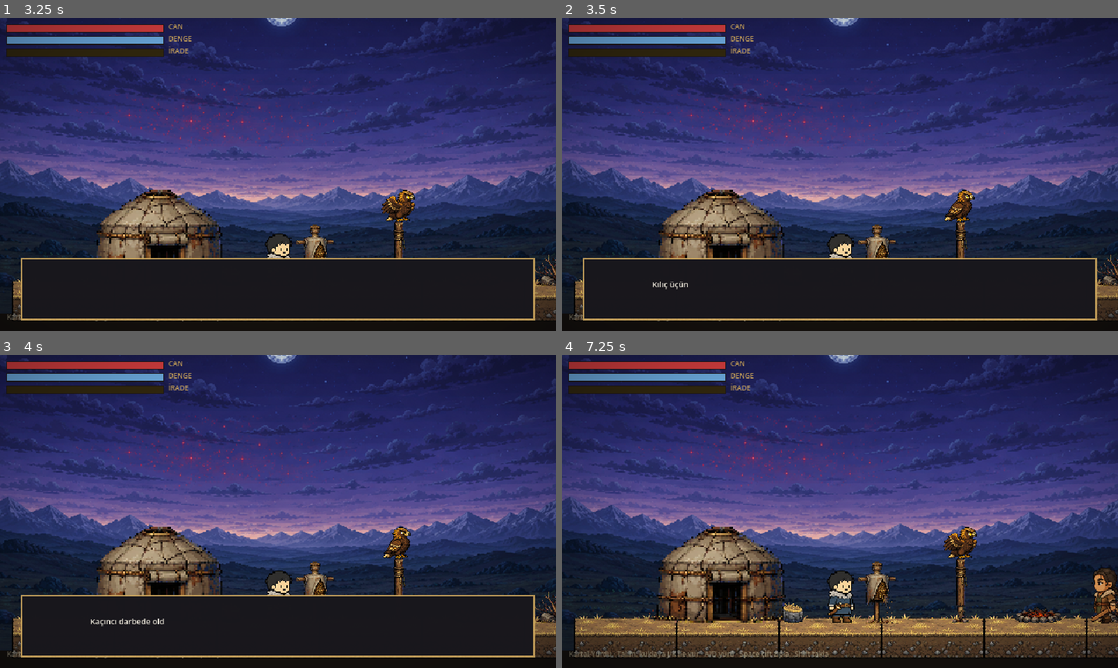
Above: before the commit, frames 1-4 (two rows, left to right).
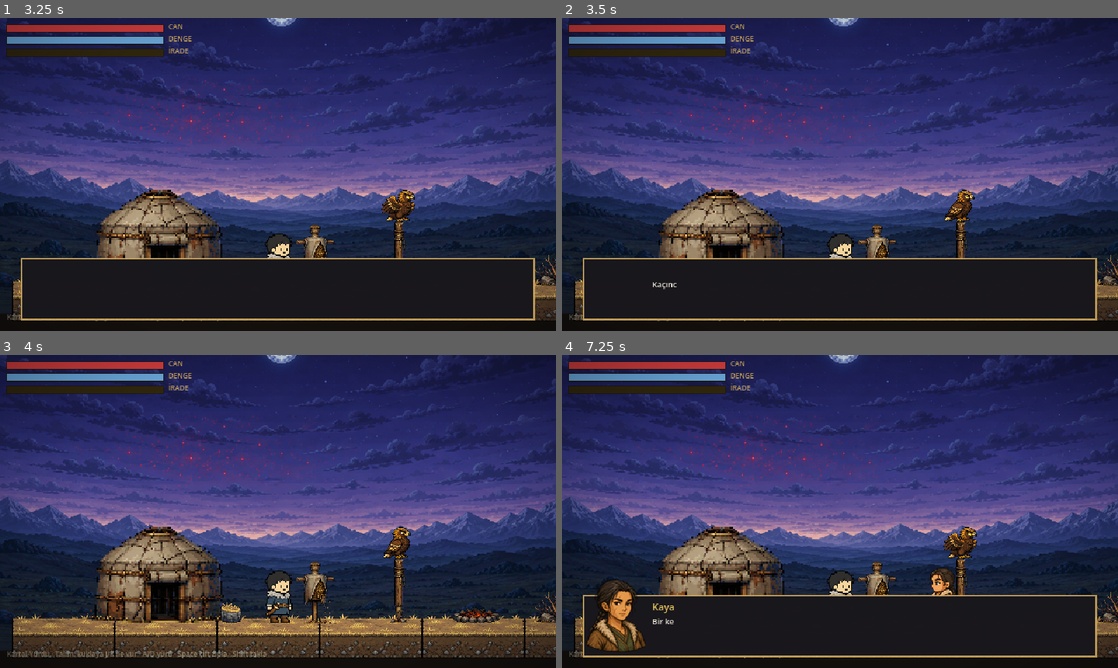
Above: after the commit, the same moments.

Repository: AhmetSoz/verridia
Game: Godot game, scene res://scenes/ui/baslik.tscn
The game is run twice, just before and just after one commit, with the same random seed, the same clock (stepped at 60 frames per second) and the same inputs.
Inputs:
- Up to frame 1 (3.25 s): tap Enter (ui_accept) at 0.5, 0.77, 1.07, 1.52, 1.55, 1.82, 3.02 s; hold E (etkilesim) 0.53-1.28 s; tap Space (zipla) at 0.8, 1.35, 3.05 s; hold Enter (ui_accept) 2.03-2.78 s; tap E (etkilesim) at 2.3 s; tap S (egil) at 2.85 s
- Up to frame 2 (3.5 s): tap Enter (ui_accept) at 3.32 s
- Up to frame 3 (4 s): hold E (etkilesim) from 3.53 s (still down); tap Enter (ui_accept) at 3.77, 3.8 s
- Up to frame 4 (7.25 s): tap Enter (ui_accept) at 4.07, 4.52, 4.82, 6.02, 6.05, 6.32, 6.77, 7.07 s; release E (etkilesim) at 4.28 s; tap D (hareket_sag) at 4.35 s; tap E (etkilesim) at 4.55 s; hold Space (zipla) 5.03-5.78 s; tap A (hareket_sol) at 5.1 s; tap Shift (kacin) at 5.85 s; hold E (etkilesim) from 6.53 s (still down); tap L (parry) at 6.6 s

Frame 1 is identical in both runs. In frame 2, less than 0.1% of the frame differs, in the area x 17-23%, y 84-87%; in frame 3, 14%; in frame 4, 15%, in the area x 3-100%, y 68-97%.

Commit message:
fix(oyun): diyalog ilerletme Space ile calisiyor (E-only sorunu)
- diyalog Space/E/Enter ile ilerler; diyalog sirasinda kontrol kilitli oldugundan ziplamaz
- interaktif fazlarda (kutu kapali) Space yine ziplama
- gosterge 'Ilerlet: Space' (simule testte Space _idx 0->1->2 dogrulandi)

Co-Authored-By: Claude Opus 4.8 <noreply@anthropic.com>

Diff:
--- a/game/scenes/levels/kartal_yurdu.tscn
+++ b/game/scenes/levels/kartal_yurdu.tscn
@@ -1,21 +1,33 @@
-[gd_scene load_steps=21 format=3]
-
-[ext_resource type="Script" path="res://scripts/levels/kartal_yurdu.gd" id="1"]
+[gd_scene format=3 uid="uid://dlewce5q6t8mg"]
+
+[ext_resource type="Script" uid="uid://dsw04vwhesvl7" path="res://scripts/levels/kartal_yurdu.gd" id="1"]
+[ext_resource type="PackedScene" path="res://scenes/characters/togan.tscn" id="2"]
+[ext_resource type="Texture2D" uid="uid://d2btayboap0rd" path="res://asset/arkaplanlar/bozkir_arka.png" id="3"]
+[ext_resource type="PackedScene" path="res://scenes/ui/hud.tscn" id="4"]
+[ext_resource type="Shader" uid="uid://bqkdjj6kschfe" path="res://shaders/vinyet.gdshader" id="5"]
+[ext_resource type="PackedScene" path="res://scenes/props/talim_kuklasi.tscn" id="6"]
 [ext_resource type="PackedScene" path="res://scenes/characters/burkut.tscn" id="7"]
 [ext_resource type="PackedScene" path="res://scenes/characters/kaya.tscn" id="8"]
-[ext_resource type="PackedScene" path="res://scenes/characters/togan.tscn" id="2"]
-[ext_resource type="Texture2D" path="res://asset/arkaplanlar/bozkir_arka.png" id="3"]
-[ext_resource type="PackedScene" path="res://scenes/ui/hud.tscn" id="4"]
-[ext_resource type="Shader" path="res://shaders/vinyet.gdshader" id="5"]
-[ext_resource type="PackedScene" path="res://scenes/props/talim_kuklasi.tscn" id="6"]
-[ext_resource type="Texture2D" path="res://asset/cevre/zemin_genis.png" id="10"]
-[ext_resource type="Texture2D" path="res://asset/cevre/zemin_buyuk.png" id="11"]
-[ext_resource type="Texture2D" path="res://asset/cevre/zemin_orta.png" id="12"]
-[ext_resource type="Texture2D" path="res://asset/cevre/zemin_kaya.png" id="13"]
-[ext_resource type="Texture2D" path="res://asset/cevre/cadir.png" id="20"]
-[ext_resource type="Texture2D" path="res://asset/cevre/kazik.png" id="21"]
-[ext_resource type="Texture2D" path="res://asset/cevre/ates.png" id="22"]
-[ext_resource type="Texture2D" path="res://asset/cevre/calilar.png" id="23"]
+[ext_resource type="Texture2D" uid="uid://mrdu22ib4n60" path="res://asset/cevre/zemin_genis.png" id="10"]
+[ext_resource type="Texture2D" uid="uid://bdb2q17iugjrh" path="res://asset/cevre/zemin_buyuk.png" id="11"]
+[ext_resource type="Texture2D" uid="uid://cgd2bcv84byk" path="res://asset/cevre/zemin_orta.png" id="12"]
+[ext_resource type="Texture2D" uid="uid://bkve25opnnw2m" path="res://asset/cevre/zemin_kaya.png" id="13"]
+[ext_resource type="Texture2D" uid="uid://damrvwx0qowcx" path="res://asset/cevre/cadir.png" id="20"]
+[ext_resource type="Texture2D" uid="uid://ckenft3l1a0qw" path="res://asset/cevre/kazik.png" id="21"]
+[ext_resource type="Texture2D" uid="uid://bul0ek0vu2705" path="res://asset/cevre/ates.png" id="22"]
+[ext_resource type="Texture2D" uid="uid://b3witqt5xu823" path="res://asset/cevre/calilar.png" id="23"]
+
+[sub_resource type="RectangleShape2D" id="zemin_col"]
+size = Vector2(1720, 60)
+
+[sub_resource type="RectangleShape2D" id="plat_b"]
+size = Vector2(96, 33)
+
+[sub_resource type="RectangleShape2D" id="plat_o"]
+size = Vector2(56, 25)
+
+[sub_resource type="RectangleShape2D" id="plat_k"]
+size = Vector2(22, 16)
 
 [sub_resource type="ShaderMaterial" id="vin"]
 shader = ExtResource("5")
@@ -23,206 +35,193 @@
 shader_parameter/ic = 0.35
 shader_parameter/dis = 0.95
 
-[sub_resource type="RectangleShape2D" id="zemin_col"]
-size = Vector2(1720, 60)
-
-[sub_resource type="RectangleShape2D" id="plat_b"]
-size = Vector2(90, 44)
-
-[sub_resource type="RectangleShape2D" id="plat_o"]
-size = Vector2(56, 34)
-
-[sub_resource type="RectangleShape2D" id="plat_k"]
-size = Vector2(22, 24)
-
-[node name="KartalYurdu" type="Node2D"]
+[node name="KartalYurdu" type="Node2D" unique_id=77548973]
 script = ExtResource("1")
 
-[node name="DipZemin" type="CanvasLayer" parent="."]
+[node name="DipZemin" type="CanvasLayer" parent="." unique_id=2074630632]
 layer = -20
 
-[node name="Renk" type="ColorRect" parent="DipZemin"]
+[node name="Renk" type="ColorRect" parent="DipZemin" unique_id=262908976]
 anchors_preset = 15
 anchor_right = 1.0
 anchor_bottom = 1.0
 color = Color(0.04, 0.04, 0.09, 1)
 
-[node name="ArkaPlan" type="ParallaxBackground" parent="."]
+[node name="ArkaPlan" type="ParallaxBackground" parent="." unique_id=590936018]
 layer = -10
 
-[node name="Uzak" type="ParallaxLayer" parent="ArkaPlan"]
+[node name="Uzak" type="ParallaxLayer" parent="ArkaPlan" unique_id=1157319048]
 motion_scale = Vector2(0.06, 0.03)
 
-[node name="Gorsel" type="Sprite2D" parent="ArkaPlan/Uzak"]
+[node name="Gorsel" type="Sprite2D" parent="ArkaPlan/Uzak" unique_id=1086410396]
 texture_filter = 3
-centered = false
 position = Vector2(-64, -72)
 texture = ExtResource("3")
-
-[node name="ToprakDolgu" type="ColorRect" parent="."]
+centered = false
+
+[node name="ToprakDolgu" type="ColorRect" parent="." unique_id=1444230189]
 z_index = -5
 offset_left = -400.0
 offset_top = 372.0
 offset_right = 2000.0
 offset_bottom = 720.0
+mouse_filter = 2
 color = Color(0.082, 0.066, 0.05, 1)
-mouse_filter = 2
-
-[node name="Zemin" type="StaticBody2D" parent="."]
-
-[node name="ZeminGorsel" type="Sprite2D" parent="Zemin"]
+
+[node name="Zemin" type="StaticBody2D" parent="." unique_id=246216011]
+
+[node name="ZeminGorsel" type="Sprite2D" parent="Zemin" unique_id=553699621]
 texture_repeat = 2
+position = Vector2(-100, 330)
 texture = ExtResource("10")
 centered = false
 region_enabled = true
 region_rect = Rect2(0, 0, 1720, 51)
-position = Vector2(-100, 330)
-
-[node name="ZeminC" type="CollisionShape2D" parent="Zemin"]
+
+[node name="ZeminC" type="CollisionShape2D" parent="Zemin" unique_id=427210872]
 position = Vector2(760, 370)
 shape = SubResource("zemin_col")
 
-[node name="Cadir" type="Sprite2D" parent="."]
-centered = false
+[node name="Cadir" type="Sprite2D" parent="." unique_id=173165812]
 position = Vector2(-16, 207)
 scale = Vector2(1.9, 1.9)
 texture = ExtResource("20")
-
-[node name="Kazik" type="Sprite2D" parent="."]
-centered = false
+centered = false
+
+[node name="Kazik" type="Sprite2D" parent="." unique_id=2626551]
 position = Vector2(330, 266)
 texture = ExtResource("21")
-
-[node name="Burkut" parent="." instance=ExtResource("7")]
+centered = false
+
+[node name="Burkut" parent="." unique_id=1910642162 instance=ExtResource("7")]
 position = Vector2(345, 245)
 
-[node name="Ates" type="Sprite2D" parent="."]
-centered = false
+[node name="Ates" type="Sprite2D" parent="." unique_id=2031428653]
 position = Vector2(408, 322)
 texture = ExtResource("22")
-
-[node name="Calilar1" type="Sprite2D" parent="."]
-centered = false
+centered = false
+
+[node name="Calilar1" type="Sprite2D" parent="." unique_id=1211764320]
 position = Vector2(500, 303)
 texture = ExtResource("23")
-
-[node name="Calilar2" type="Sprite2D" parent="."]
-centered = false
+centered = false
+
+[node name="Calilar2" type="Sprite2D" parent="." unique_id=1435066443]
 position = Vector2(1000, 303)
 texture = ExtResource("23")
-
-[node name="Suslemeler" type="Node2D" parent="."]
-
-[node name="Kaya1" type="Sprite2D" parent="Suslemeler"]
-centered = false
+centered = false
+
+[node name="Suslemeler" type="Node2D" parent="." unique_id=1120866016]
+
+[node name="Kaya1" type="Sprite2D" parent="Suslemeler" unique_id=1428718421]
 position = Vector2(140, 316)
 texture = ExtResource("13")
-
-[node name="Cali3" type="Sprite2D" parent="Suslemeler"]
-centered = false
+centered = false
+
+[node name="Cali3" type="Sprite2D" parent="Suslemeler" unique_id=79937365]
 position = Vector2(690, 303)
 scale = Vector2(0.8, 0.8)
 texture = ExtResource("23")
-
-[node name="Kaya2" type="Sprite2D" parent="Suslemeler"]
-centered = false
+centered = false
+
+[node name="Kaya2" type="Sprite2D" parent="Suslemeler" unique_id=1524789820]
 position = Vector2(860, 316)
 texture = ExtResource("13")
-
-[node name="Cali4" type="Sprite2D" parent="Suslemeler"]
-centered = false
+centered = false
+
+[node name="Cali4" type="Sprite2D" parent="Suslemeler" unique_id=1251548260]
 position = Vector2(1180, 300)
 scale = Vector2(1.1, 1.1)
 texture = ExtResource("23")
-
-[node name="Kaya3" type="Sprite2D" parent="Suslemeler"]
-centered = false
+centered = false
+
+[node name="Kaya3" type="Sprite2D" parent="Suslemeler" unique_id=1221743193]
 position = Vector2(1380, 316)
 texture = ExtResource("13")
-
-[node name="Kaya4" type="Sprite2D" parent="Suslemeler"]
-centered = false
+centered = false
+
+[node name="Kaya4" type="Sprite2D" parent="Suslemeler" unique_id=510925200]
 position = Vector2(560, 320)
 scale = Vector2(0.7, 0.7)
 texture = ExtResource("13")
-
-[node name="Kukla" parent="." instance=ExtResource("6")]
+centered = false
+
+[node name="Kukla" parent="." unique_id=804741731 instance=ExtResource("6")]
 position = Vector2(250, 340)
 
-[node name="Platform1" type="StaticBody2D" parent="."]
-
-[node name="G1" type="Sprite2D" parent="Platform1"]
-centered = false
+[node name="Platform1" type="StaticBody2D" parent="." unique_id=1066582666]
+
+[node name="G1" type="Sprite2D" parent="Platform1" unique_id=377135623]
 position = Vector2(720, 250)
 texture = ExtResource("11")
-
-[node name="C1" type="CollisionShape2D" parent="Platform1"]
-position = Vector2(770, 284)
+centered = false
+
+[node name="C1" type="CollisionShape2D" parent="Platform1" unique_id=713716686]
+position = Vector2(770, 276)
 shape = SubResource("plat_b")
 one_way_collision = true
 
-[node name="Platform2" type="StaticBody2D" parent="."]
-
-[node name="G2" type="Sprite2D" parent="Platform2"]
-centered = false
+[node name="Platform2" type="StaticBody2D" parent="." unique_id=1980432854]
+
+[node name="G2" type="Sprite2D" parent="Platform2" unique_id=558887533]
 position = Vector2(900, 205)
 texture = ExtResource("12")
-
-[node name="C2" type="CollisionShape2D" parent="Platform2"]
-position = Vector2(930, 234)
+centered = false
+
+[node name="C2" type="CollisionShape2D" parent="Platform2" unique_id=1791462706]
+position = Vector2(930, 226.5)
 shape = SubResource("plat_o")
 one_way_collision = true
 
-[node name="Platform3" type="StaticBody2D" parent="."]
-
-[node name="G3" type="Sprite2D" parent="Platform3"]
-centered = false
+[node name="Platform3" type="StaticBody2D" parent="." unique_id=303489148]
+
+[node name="G3" type="Sprite2D" parent="Platform3" unique_id=1424170221]
 position = Vector2(1070, 160)
 texture = ExtResource("13")
-
-[node name="C3" type="CollisionShape2D" parent="Platform3"]
-position = Vector2(1082, 183)
+centered = false
+
+[node name="C3" type="CollisionShape2D" parent="Platform3" unique_id=1419632868]
+position = Vector2(1082, 176)
 shape = SubResource("plat_k")
 one_way_collision = true
 
-[node name="Platform4" type="StaticBody2D" parent="."]
-
-[node name="G4" type="Sprite2D" parent="Platform4"]
-centered = false
+[node name="Platform4" type="StaticBody2D" parent="." unique_id=538703537]
+
+[node name="G4" type="Sprite2D" parent="Platform4" unique_id=141751419]
 position = Vector2(1230, 240)
 texture = ExtResource("11")
-
-[node name="C4" type="CollisionShape2D" parent="Platform4"]
-position = Vector2(1280, 274)
+centered = false
+
+[node name="C4" type="CollisionShape2D" parent="Platform4" unique_id=1788165785]
+position = Vector2(1280, 267.5)
 shape = SubResource("plat_b")
 one_way_collision = true
 
-[node name="Togan" parent="." instance=ExtResource("2")]
+[node name="Togan" parent="." unique_id=1509951518 instance=ExtResource("2")]
 position = Vector2(206, 320)
 
-[node name="Kaya" parent="." instance=ExtResource("8")]
+[node name="Kaya" parent="." unique_id=1335822781 instance=ExtResource("8")]
 position = Vector2(560, 320)
 
-[node name="Vinyet" type="CanvasLayer" parent="."]
+[node name="Vinyet" type="CanvasLayer" parent="." unique_id=1555637444]
 layer = 5
 
-[node name="Perde" type="ColorRect" parent="Vinyet"]
+[node name="Perde" type="ColorRect" parent="Vinyet" unique_id=823335792]
 material = SubResource("vin")
 anchors_preset = 15
 anchor_right = 1.0
 anchor_bottom = 1.0
 mouse_filter = 2
-color = Color(1, 1, 1, 1)
-
-[node name="HUD" parent="." instance=ExtResource("4")]
-
-[node name="Ipucu" type="CanvasLayer" parent="."]
-
-[node name="Etiket" type="Label" parent="Ipucu"]
+
+[node name="HUD" parent="." unique_id=605745948 instance=ExtResource("4")]
+
+[node name="Ipucu" type="CanvasLayer" parent="." unique_id=990846498]
+
+[node name="Etiket" type="Label" parent="Ipucu" unique_id=1867459213]
 offset_left = 8.0
 offset_top = 338.0
 offset_right = 632.0
 offset_bottom = 356.0
+theme_override_colors/font_color = Color(0.75, 0.72, 0.6, 0.65)
 theme_override_font_sizes/font_size = 8
-theme_override_colors/font_color = Color(0.75, 0.72, 0.6, 0.65)
 text = "Kartal-Yurdu · Talim: kuklaya J/K ile vur · A/D yürü · Space çift zıpla · Shift takla"
--- a/game/scenes/ui/dialog.tscn
+++ b/game/scenes/ui/dialog.tscn
@@ -60,4 +60,4 @@
 offset_bottom = 344.0
 theme_override_colors/font_color = Color(0.79, 0.64, 0.36, 0.9)
 theme_override_font_sizes/font_size = 8
-text = "İlerlet: E ▶"
+text = "İlerlet: Space ▶"
--- a/game/scripts/ui/dialog.gd
+++ b/game/scripts/ui/dialog.gd
@@ -71,7 +71,8 @@
 	# Otomatik modda bile Space/E ile hızlandırılabilir (basınca hemen tamamla/ilerle)
 	if not kutu.visible:
 		return
-	if event.is_action_pressed("etkilesim"):   # yalnızca E — Space zıplama kalsın
+	# Space / E / Enter ile ilerlet (diyalog boyunca kontrol zaten kilitli → zıplamaz)
+	if event.is_action_pressed("etkilesim") or event.is_action_pressed("zipla") or event.is_action_pressed("ui_accept"):
 		if _gorunen < float(_tam.length()):
 			_gorunen = float(_tam.length())     # anında tamamla
 			metin_lbl.text = _tam
